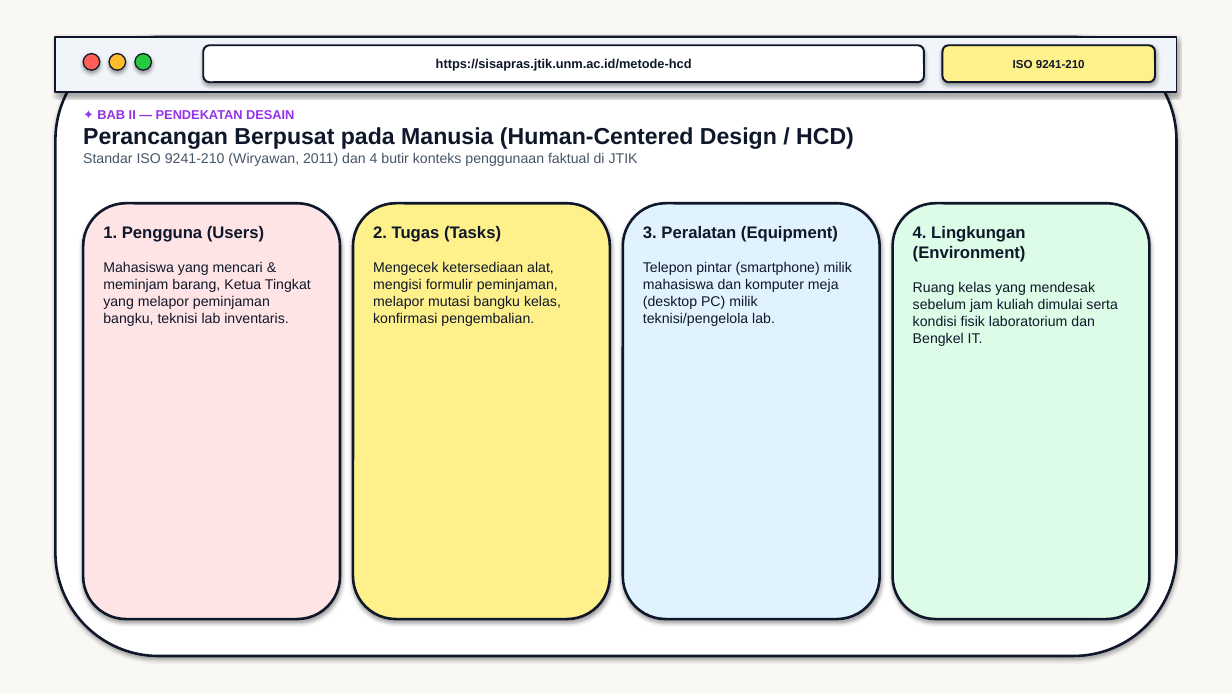
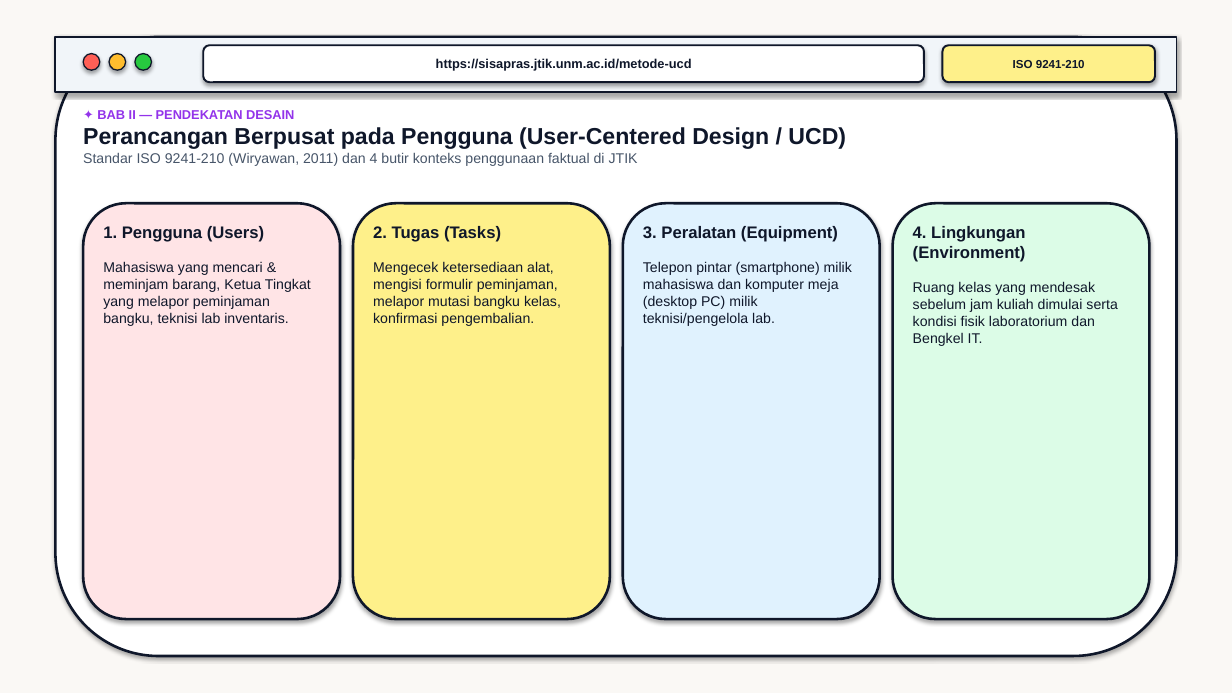
Before and after one commit to warnisaocha-rgb/si-sapras-jtik, a slide deck: slide 6 of Presentasi_UTS_SI-SAPRAS_JTIK_FotoWawancara.pptx. Drawn at 1232x693 pixels with LibreOffice and Linux fonts; fonts in the diff are those of the drawing. Boxes give left, top, right and bottom in pixels: in the first picture for what was removed or moved away, otherwise in the second. Text is boxed around its words. In the diff, an @@ line names an element or a change of style, - is before the commit and + after.

Commit message:
fix: ganti seluruh istilah HCD menjadi User-Centered Design (UCD) sesuai instruksi

```diff
--- a/Presentasi_UTS_SI-SAPRAS_JTIK_FotoWawancara.pptx
+++ b/Presentasi_UTS_SI-SAPRAS_JTIK_FotoWawancara.pptx
@@ text in rounded rectangle at <box>436,58,692,71</box>: text changed @@
-https://sisapras.jtik.unm.ac.id/metode-hcd
+https://sisapras.jtik.unm.ac.id/metode-ucd
@@ text at <box>83,127,846,149</box>: text changed @@
-Perancangan Berpusat pada Manusia (Human-Centered Design / HCD)
+Perancangan Berpusat pada Pengguna (User-Centered Design / UCD)
```
Also in this commit, not shown: 2 other slides changed, 4 other files.
